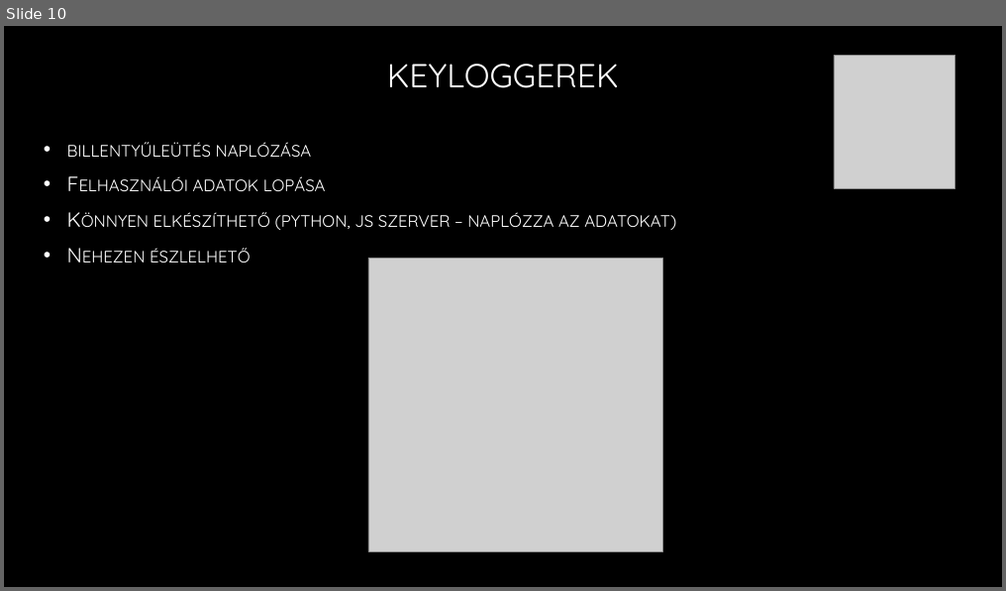
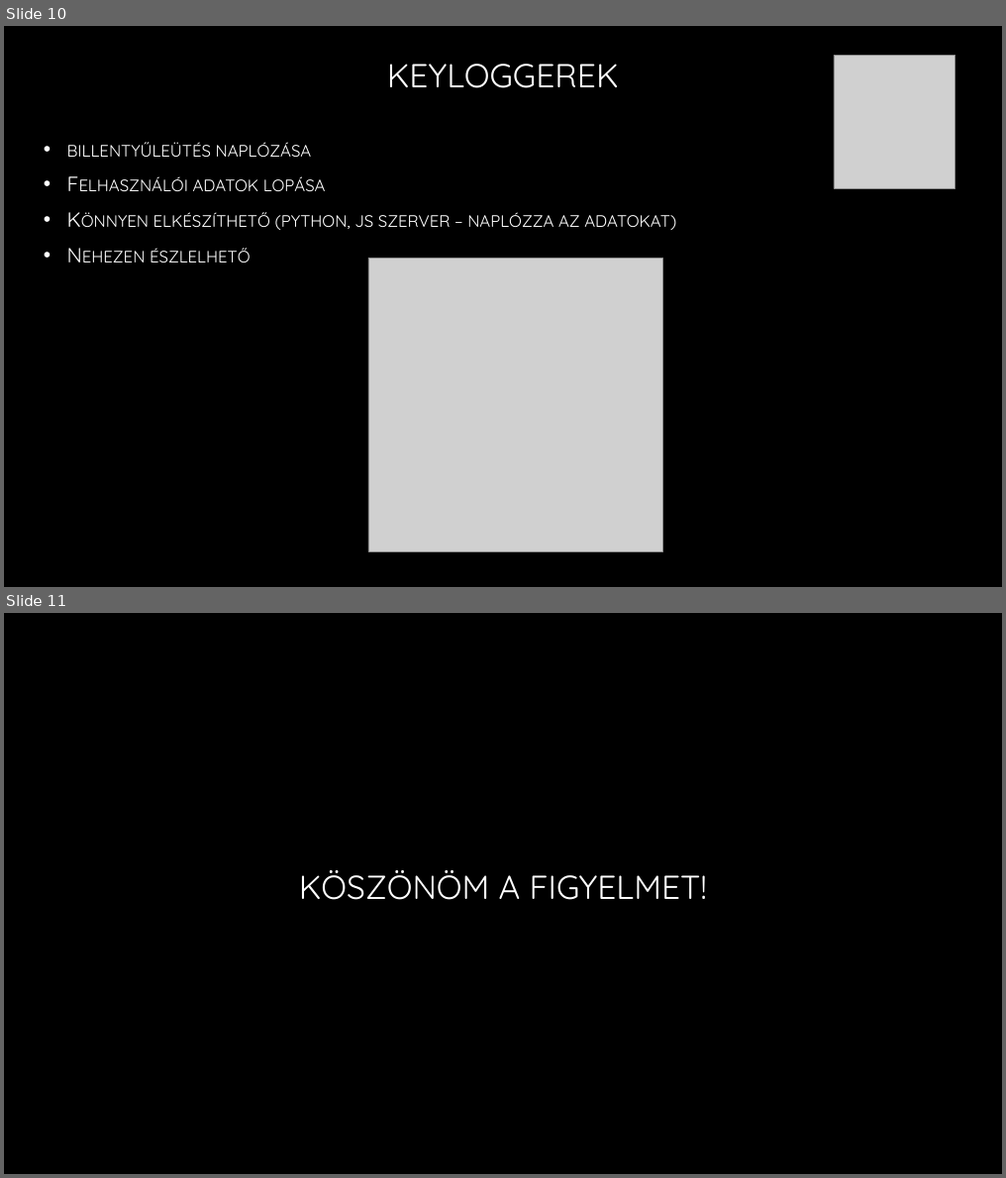
Before and after one commit to docziadrian/prezentacio, a slide deck: Etikus hackelés.pptx. Shown one above the other, each under a label of ours: slide 10 before the commit, slides 10 and 11 after it. The pictures are 1006x591 and 1006x1178 pixels, drawn with LibreOffice and Linux fonts; fonts in the diff are those of the drawing; grey boxes stand for pictures; background and template pictures are left out. Boxes give left, top, right and bottom in pixels: in the first picture for what was removed or moved away, otherwise in the second. Text is boxed around its words. In the diff, an @@ line names an element or a change of style, - is before the commit and + after.

Commit message:
Köszönöm a figyelmet!

```diff
--- a/Etikus hackelés.pptx
+++ b/Etikus hackelés.pptx
@@ slide 11 added at (4,613,1002,1174), background picture (left out) @@
@@ title added at (299,870,707,900), 32 pt, text gradient #FFFFFF to #A6A6A6 @@
+KÖSZÖNÖM A FIGYELMET!
```
